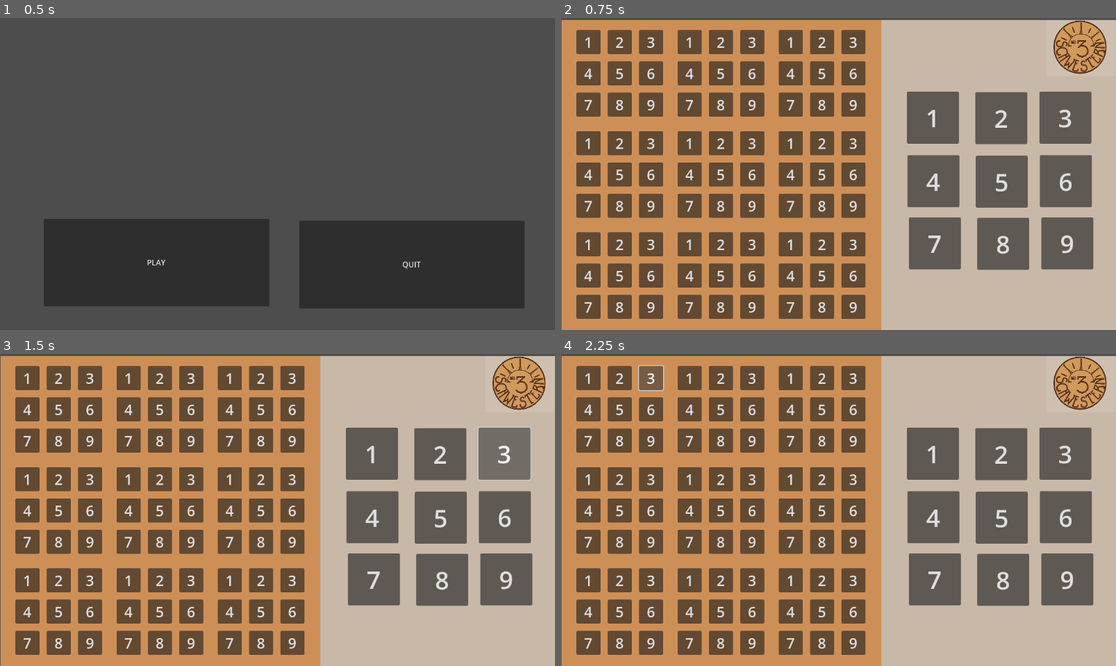
Above: before the commit, frames 1-4 (two rows, left to right).
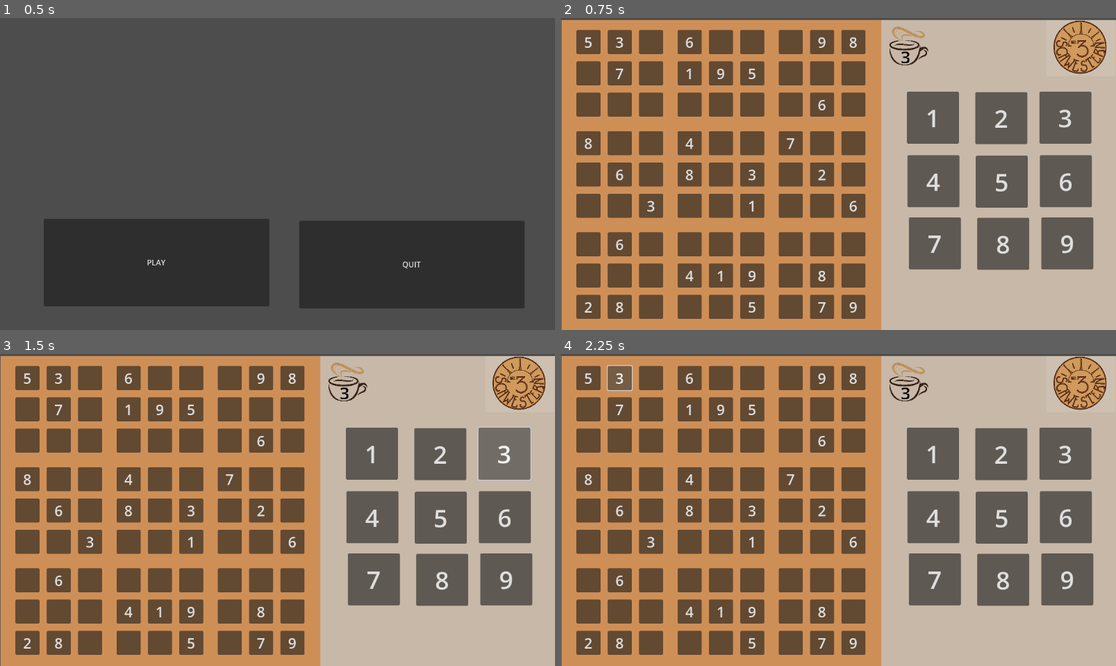
Above: after the commit, the same moments.

Repository: BorkerBrother/Sudoku
Game: Godot game, scene res://main.tscn
Same seed, same stepped clock (60 frames per second), same inputs: the game is played once before the commit and once after it.
Inputs:
- Up to frame 1 (0.5 s): no input
- Up to frame 2 (0.75 s): click "PLAY" at 0.5 s
- Up to frame 3 (1.5 s): click "3" at 1.25 s
- Up to frame 4 (2.25 s): click "3" at 2 s

Frame 1 is identical in both runs. In frame 2, 2.2% of the frame differs, in the area x 4-67%, y 2-95%; in frame 3, 2.2%; in frame 4, 2.4%.
Error before the commit: Invalid access to property or key 'sudoku_key' on a base object of type 'Node2D (world.gd)'. (res://Button_Sudoku.gd:73)

Commit message:
Import Sudoku

Diff:
--- a/Button_Sudoku.gd
+++ b/Button_Sudoku.gd
@@ -1,4 +1,5 @@
 extends Button
+
 
 var format_string = "%s"
 var key = 0;
@@ -6,8 +7,13 @@
 
 # Called when the node enters the scene tree for the first time.
 func _ready():
-	set_numbers()
-	load_sudoku()
+	if Global.sudoku_loaded == false:
+		load_sudoku()
+		Global.sudoku_loaded = true
+
+	if not Global.set_numbers:
+		set_numbers()
+		Global.set_numbers = true
 
 # Called every frame. 'delta' is the elapsed time since the previous frame.
 func _process(delta):
@@ -20,70 +26,53 @@
 	key = Global.key
 
 
-# get wert zurück gibt funktion
-
-func get_Wert():
-	#if key = 0 print not set
-	return key
-
-# set wert funkltion
-func set_Wert():
-	return key
-# klasse ( aufrufen )
-
-
 
 func set_numbers():
 
 	var gridContainer = $"/root/World/HBoxContainer/VBoxContainer/Quadranten"
 
-
-# // Get Buttons
+	# // Get Buttons
 	var quadranten = gridContainer.get_children()
 
 	# Quadranten 0-8
 	for i in range(0,9):
-		#print(quadranten[i])
-
 		#Buttons 0-8
 		var buttons = quadranten[i]
 		for j in range (0,9):
-
 			#PRINT Values
 			var button = buttons.get_child(j)
-			button.text = str(j+1)
-			#print(button)
+			if Global.sudoku_key[i][j] > "0" :
+				button.text = str(Global.sudoku_key[i][j])
 
+
+
+
+	Global.set_numbers = true
 
 #LADE SUDOKU
 func load_sudoku():
+
+		# Sudoku-Array initialisieren
+	for i in range(9):
+		var row = []
+		for j in range(9):
+			row.append(0)
+		Global.sudoku_key.append(row)
+	print(Global.sudoku_key)
+
 	var json_path = "res://data/test_spiel_1.json"
 	var json_resource = ResourceLoader.load(json_path)
-
 	if json_resource:
 		var json_data = json_resource.get_data()
 
 		if json_data.has("puzzle"):
 			var puzzle = json_data["puzzle"]
-			for i in range(0,8):
-				#print(puzzle[i])
-
-				for j in range(0,8):
-					print(puzzle[i][j])
-					Global.sudoku_key[i][j] = puzzle[i][j] # puzzle x = 0 , y = 0 wert -> 5
-
-#		var json_text = json_data.get_as_text()
-#
-#		var json_parser = JSON.new()
-#		var result = json_parser.parse(json_text)
-#		var json_dict = result.result
-#		if json_dict.has("puzzle"):
-#
-#			var puzzle = json_dict["puzzle"]
-#			print(puzzle)
-
-			# Verwenden Sie die Daten, um die Buttons zu füllen oder weitere Aktionen durchzuführen.
-		else:
-			print("JSON-Datei enthält keine 'puzzle'-Daten.")
-	else:
-		print("Fehler beim Laden der JSON-Datei.")
+			for i in range(9):
+				for j in range(9):
+					if not Global.sudoku_loaded:
+						Global.sudoku_key[i][j] = str(puzzle[i][j]) # puzzle x = 0 , y = 0 wert -> 5
+				print(Global.sudoku_key[i])
+				if i == 8:
+					Global.sudoku_loaded = true
+					print(Global.sudoku_key)
+					break
--- a/project.godot
+++ b/project.godot
@@ -13,7 +13,7 @@
 config/name="Sudoku"
 run/main_scene="res://main.tscn"
 config/features=PackedStringArray("4.1", "Mobile")
-config/icon="res://icon.svg"
+config/icon="res://assets/icon.svg"
 
 [autoload]
 
--- a/world.gd
+++ b/world.gd
@@ -2,6 +2,9 @@
 
 
 var key = 0;
+var sudoku_key = []
+var sudoku_loaded = false
+var set_numbers = false
 
 # Called when the node enters the scene tree for the first time.
 func _ready():
--- a/world.tscn
+++ b/world.tscn
@@ -11,7 +11,8 @@
 [ext_resource type="Script" path="res://Button8.gd" id="10_8bgvs"]
 [ext_resource type="Script" path="res://Button_Sudoku.gd" id="11_csa1k"]
 [ext_resource type="Script" path="res://Button9.gd" id="11_hb5ko"]
-[ext_resource type="Texture2D" uid="uid://c1o55eux7vi6y" path="res://3schwestern.jpg" id="12_icmpl"]
+[ext_resource type="Texture2D" uid="uid://c1o55eux7vi6y" path="res://assets/3schwestern.jpg" id="12_xfccc"]
+[ext_resource type="Texture2D" uid="uid://byo0hg42yytjj" path="res://assets/kisspng-coffee-cup-espresso-coffee-cup-5ac9241b988209.0008526315231314196247.png" id="13_dx3sn"]
 
 [node name="World" type="Node2D"]
 script = ExtResource("1_y5pn2")
@@ -678,7 +679,20 @@
 [node name="3Schwestern" type="Sprite2D" parent="."]
 position = Vector2(1079, 63)
 scale = Vector2(0.1, 0.1)
-texture = ExtResource("12_icmpl")
+texture = ExtResource("12_xfccc")
+
+[node name="Kisspng-coffee-cup-espresso-coffee-cup-5Ac9241b988209_0008526315231314196247" type="Sprite2D" parent="."]
+position = Vector2(722, 58)
+scale = Vector2(0.176364, 0.167727)
+texture = ExtResource("13_dx3sn")
+
+[node name="Label" type="Label" parent="Kisspng-coffee-cup-espresso-coffee-cup-5Ac9241b988209_0008526315231314196247"]
+offset_left = -96.3921
+offset_right = 181.608
+offset_bottom = 358.0
+theme_override_colors/font_color = Color(0, 0, 0, 1)
+theme_override_font_sizes/font_size = 200
+text = "3"
 
 [connection signal="pressed" from="Eingabe/Button" to="Eingabe/Button" method="_on_pressed"]
 [connection signal="pressed" from="Eingabe/Button2" to="Eingabe/Button2" method="_on_pressed"]
Not shown: 1 places in world.tscn that only renumber resources
